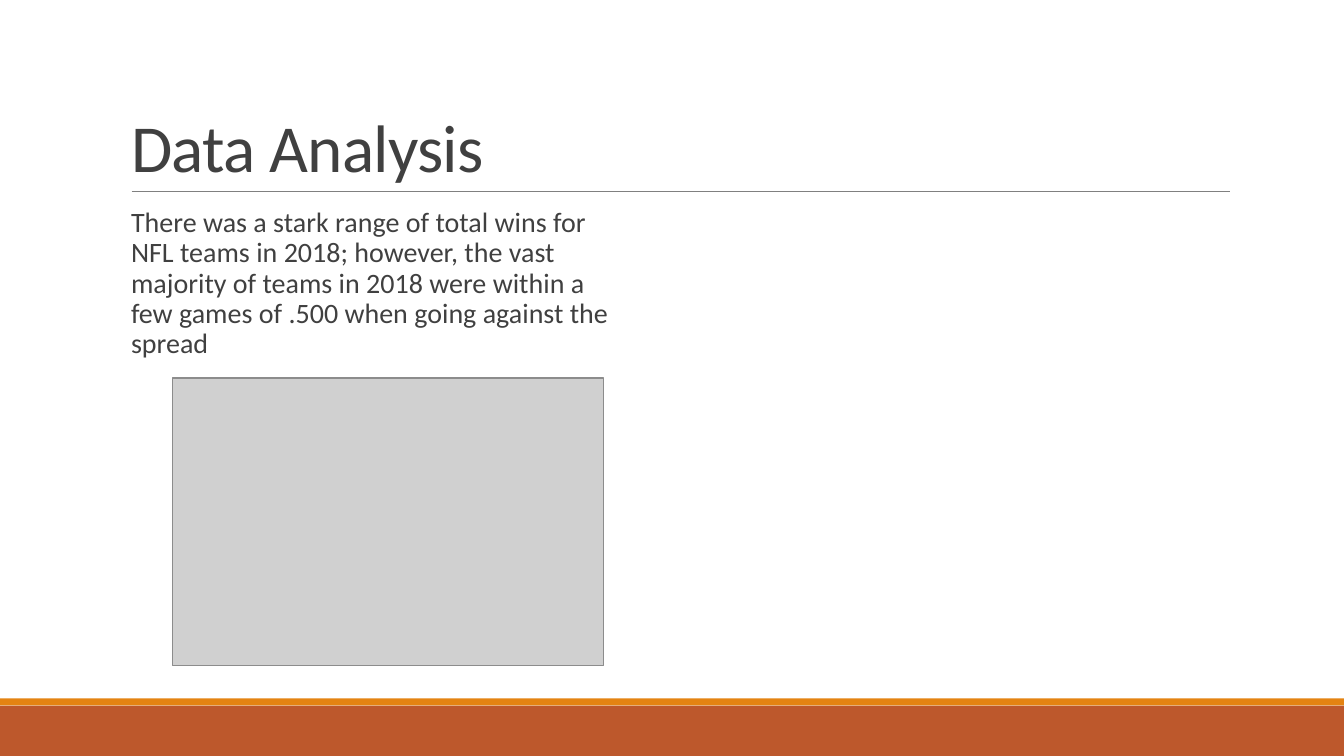
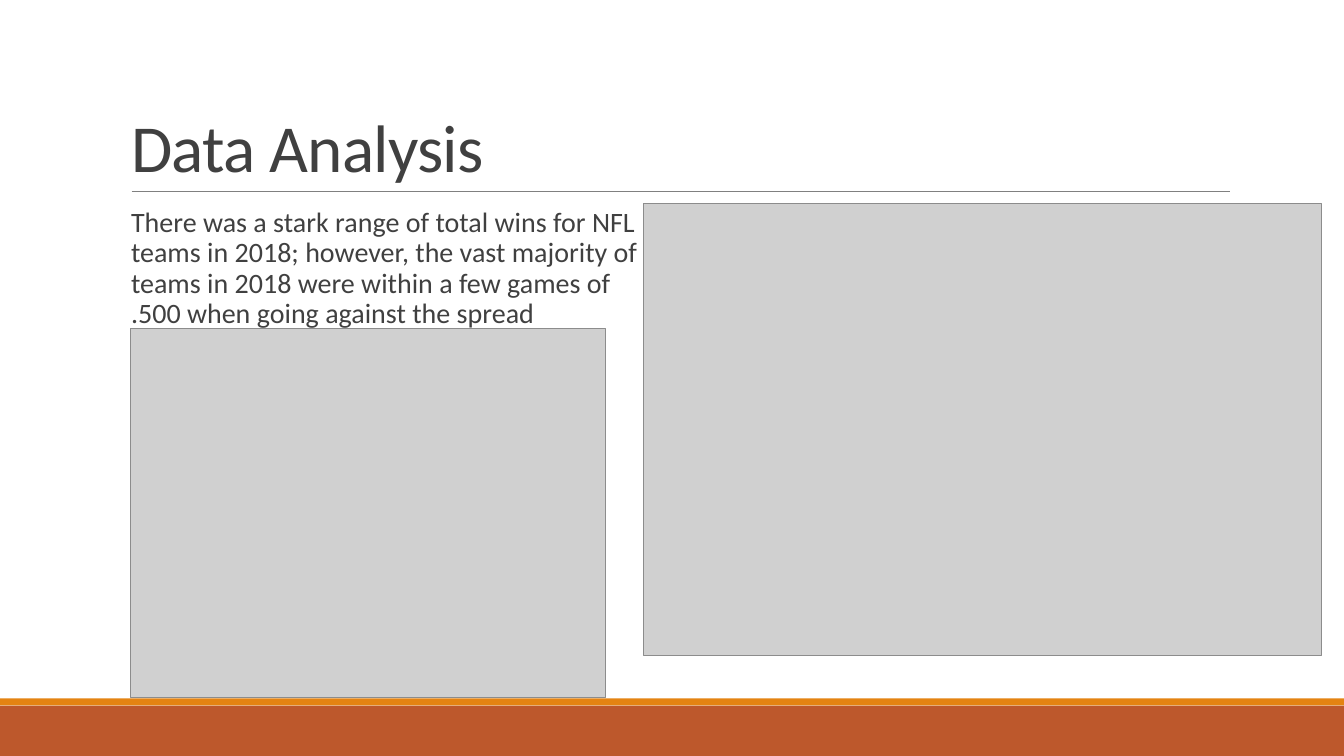
Before and after one commit to allamass95/nfl_spreads, a slide deck: slide 5 of NFL Spreads.pptx. Drawn at 1344x756 pixels with LibreOffice and Linux fonts; fonts in the diff are those of the drawing; grey boxes stand for pictures. Boxes give left, top, right and bottom in pixels: in the first picture for what was removed or moved away, otherwise in the second. Text is boxed around its words. In the diff, an @@ line names an element or a change of style, - is before the commit and + after.

Commit message:
PPT Update

```diff
--- a/NFL Spreads.pptx
+++ b/NFL Spreads.pptx
@@ text "There was a stark range ..." rewrapped from [131, 212, 608, 358] to [131, 212, 637, 330] @@
@@ picture added at [643, 204, 1321, 655] @@
@@ picture: place and size @@
-picture at [172, 378, 604, 665]
+picture at [130, 329, 605, 698]
```
